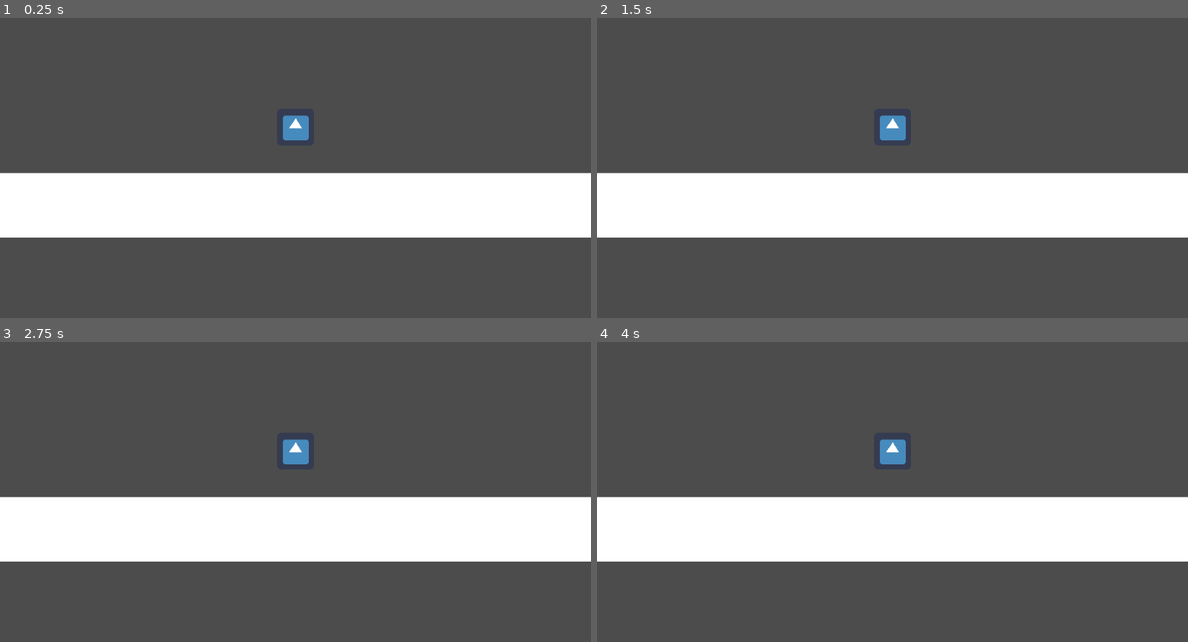
Above: before the commit, frames 1-4 (two rows, left to right).
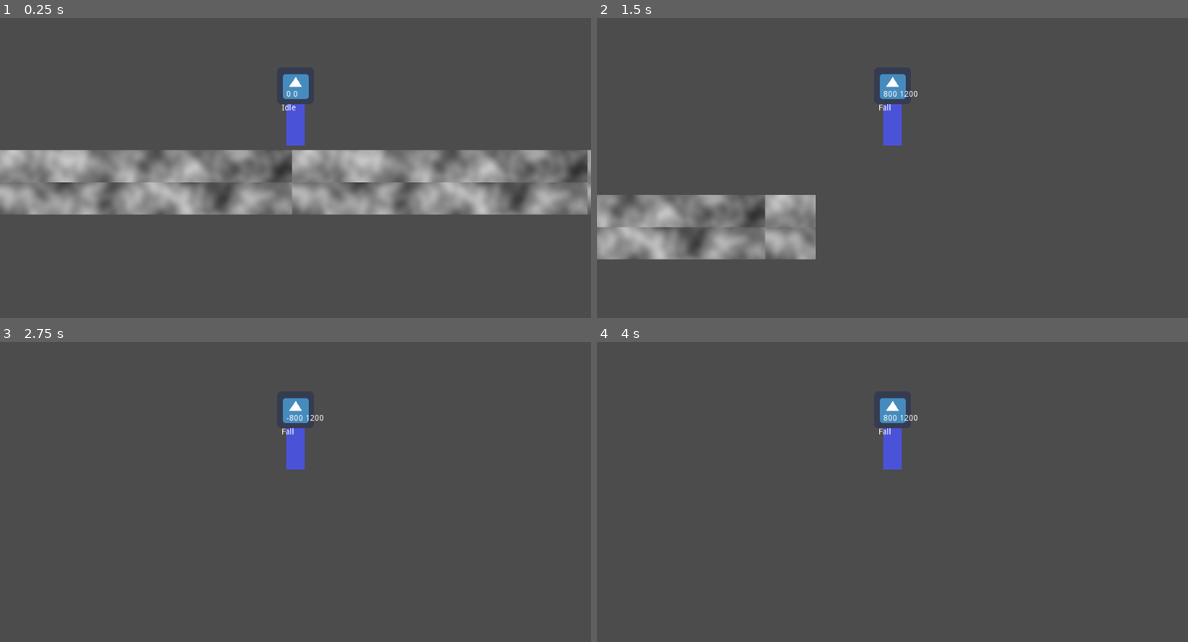
Above: after the commit, the same moments.

Repository: KurzweilTV/AssemblyJam
Game: Godot game, scene res://Test/TestRoom.tscn
Same seed, same stepped clock (60 frames per second), same inputs: the game is played once before the commit and once after it. The project has no main scene, so this scene is started directly. The engine's default icon, where the game draws it, is replaced by a stand-in: a white triangle on a blue panel in a dark square.
Inputs:
- Up to frame 1 (0.25 s): no input
- Up to frame 2 (1.5 s): tap Enter at 0.5 s; hold Up (ui_up) 0.53-1.28 s; hold Right (ui_right) from 0.53 s (still down); tap Up (ui_up) at 1.35 s
- Up to frame 3 (2.75 s): tap Up (ui_up) at 1.52, 1.82 s; release Right (ui_right) at 2.03 s; hold Left (ui_left) from 2.03 s (still down); hold Up (ui_up) from 2.03 s (still down)
- Up to frame 4 (4 s): tap Space at 2.75 s; release Left (ui_left) at 2.78 s; release Up (ui_up) at 2.78 s; hold Right (ui_right) from 2.78 s (still down); tap Up (ui_up) at 2.85, 3.02, 3.32 s; tap Enter at 3.5 s; hold Up (ui_up) from 3.53 s (still down)

The runs differ from the first frame. In frame 1, 29% of the frame differs, in the area x 0-100%, y 18-74%; in frame 2, 25%; in frame 3, 23%; in frame 4, 23%.

Commit message:
Good Enough for now

Diff:
--- a/Player/Player.gd
+++ b/Player/Player.gd
@@ -1 +1,3 @@
 extends KinematicBody2D
+
+class_name Player
--- a/Player/Player.tscn
+++ b/Player/Player.tscn
@@ -17,8 +17,13 @@
 [node name="Player" type="KinematicBody2D"]
 script = ExtResource( 2 )
 
+[node name="Polygon2D" type="Polygon2D" parent="."]
+position = Vector2( 0, -32 )
+color = Color( 0.294118, 0.329412, 0.85098, 1 )
+polygon = PoolVector2Array( -16, 32, -16, -96, 16, -96, 16, 32 )
+
 [node name="Icon" type="Sprite" parent="."]
-position = Vector2( 0, -32 )
+position = Vector2( 0, -104 )
 texture = ExtResource( 3 )
 
 [node name="Camera2D" type="Camera2D" parent="."]
@@ -49,3 +54,15 @@
 
 [node name="Jump" type="Node" parent="StateMachine/Move"]
 script = ExtResource( 9 )
+
+[node name="Label" type="Label" parent="."]
+margin_left = -24.0
+margin_top = -72.0
+margin_right = 16.0
+margin_bottom = -58.0
+
+[node name="Label2" type="Label" parent="."]
+margin_left = -16.0
+margin_top = -96.0
+margin_right = 24.0
+margin_bottom = -82.0
--- a/Player/States/Fall.gd
+++ b/Player/States/Fall.gd
@@ -6,21 +6,26 @@
 
 onready var mover = get_parent() as MoveState
 
-var gravity = 90
+var airSpeed = 150
 
-
+var fallVector = Vector2.ZERO
 
 
 func _physics_process(delta):
+	var moveDir = int(Input.is_action_pressed("ui_right")) - int(Input.is_action_pressed("ui_left"))
+	fallVector.x = moveDir * airSpeed
+	mover.apply_movement(delta,fallVector)
 
-	# apply gravity by gravity * min(airTime/maxAirTime,1)
+	if mover.player.is_on_floor():
+		stateMachine.transition_to("Move/Idle")
+	# keep checking if on ground
 
 	pass
 
 
 
 func enter(msg: Dictionary = {}):
-
+	fallVector.x = mover.velocity.x
 	pass
 
 func exit() :
--- a/Player/States/Idle.gd
+++ b/Player/States/Idle.gd
@@ -9,9 +9,14 @@
 
 
 func _physics_process(delta):
-
 	# if player pressed move key and is on ground -> switch to run
-	# if player presses jump -> switch to air
+	if !mover.player.is_on_floor():
+		stateMachine.transition_to("Move/Fall")
+	if Input.is_action_pressed("ui_left") or Input.is_action_pressed("ui_right"):
+		stateMachine.transition_to("Move/Run")
+	# if player presses jump -> switch to air\
+	if Input.is_action_just_pressed("ui_up"):
+		stateMachine.transition_to("Move/Jump")
 	pass
 
 func enter(msg: Dictionary = {}):
--- a/Player/States/Jump.gd
+++ b/Player/States/Jump.gd
@@ -4,32 +4,37 @@
 
 # activated when player jumps
 
-# requirements: needs to check if jump button is pressed upon eneter
-# if jump button is realised early jump acceleartion needs to also end early
+# requirements: needs to track the state of jump button to end jump early if released
+# needs to take in to consideration inital velocity of player
 
 onready var mover = get_parent() as MoveState
-
-export var jumpForce = 200 #initla force of jump
-var acceleration = 0
+var jumpVector = Vector2.ZERO
+var airSpeed = 200
+export var jumpForce = 320 #initla force of jump
 
 var airTime = 0 # how long has the player been jumping for
-export var maxAirTime = 1.6 # max time for gravity to kick in
+export var maxAirTime = 0.3 # max time for gravity to kick in
 
 
 func _physics_process(delta):
 	airTime += delta
-
-
-
+	var moveDir = int(Input.is_action_pressed("ui_right")) - int(Input.is_action_pressed("ui_left"))
+	jumpVector.x = moveDir * airSpeed
+	mover.apply_movement(delta,jumpVector)
+	# once player realses jump button or airTime > maxAirTime
+	# switch to falling
+	if !Input.is_action_pressed("ui_up") or airTime > maxAirTime:
+		stateMachine.transition_to("Move/Fall")
 	pass
 
 
 
 func enter(msg: Dictionary = {}):
-
+	jumpVector.x = mover.velocity.x
+	jumpVector.y = -jumpForce
 	pass
 
 func exit() :
 	airTime = 0
-	acceleration = 0
+
 	pass
--- a/Player/States/Move.gd
+++ b/Player/States/Move.gd
@@ -1,16 +1,27 @@
+extends State
 class_name MoveState
-extends State
 
 # takes care of movement realted calculations
 
 var velocity: = Vector2.ZERO
-var maxSpeed = 300
+var gravity = 90
+var maxSpeedX = 800
+var maxSpeedY = 1200
 
 
+onready var player = owner as Player
 
-func apply_movement(acceleration : Vector2):
-	var player = get_parent() as KinematicBody2D
-	player.move_and_slide(velocity * acceleration)
+func apply_movement(delta, target = Vector2.ZERO):
+	if !player.is_on_floor():
+		velocity.y += gravity
+	velocity += target
+	if abs(target.x) < 1 :
+		velocity.x = lerp(velocity.x,0, delta * 12)
+	velocity.x = min(abs(velocity.x),maxSpeedX) * sign(velocity.x)
+	velocity.y = min(abs(velocity.y),maxSpeedY) * sign(velocity.y)
+	velocity = player.move_and_slide(velocity,Vector2(0, -1))
+
+	$"../../Label2".text = str(velocity.x) + " " + str(velocity.y)
 	pass
 
 func enter(msg: Dictionary = {}):
--- a/Player/States/Run.gd
+++ b/Player/States/Run.gd
@@ -3,15 +3,24 @@
 """ RUN """
 
 # this state is active when player is on ground and velocity is != 0
-
-var acceleration = 600
+var targetVelocity = Vector2.ZERO
+var speed = 200
+var idleSpeed = 1
 
 onready var mover = get_parent() as MoveState
 
 
 func _physics_process(delta):
-	# if jump pressed -> transition to air with
+	# if jump pressed -> transition to jump
+	if Input.is_action_just_pressed("ui_up"):
+		stateMachine.transition_to("Move/Jump")
+	# if velocity < idleSpeed -> transiion to idle
+	if mover.velocity.length() < idleSpeed :
+		stateMachine.transition_to("Move/Idle")
+	var moveDir = int(Input.is_action_pressed("ui_right")) - int(Input.is_action_pressed("ui_left"))
+	targetVelocity = Vector2(moveDir,0) * speed
 
+	mover.apply_movement(delta, targetVelocity)
 	pass
 
 func enter(msg: Dictionary = {}):
--- a/Player/States/Spawn.gd
+++ b/Player/States/Spawn.gd
@@ -2,9 +2,14 @@
 
 """ SPAWN """
 
+onready var player = owner as Player
 
 func enter(msg: Dictionary = {}):
 	# if is on ground -> tansition to idle
+	if player.is_on_floor():
+		stateMachine.transition_to("Idle")
+	else:
+		stateMachine.transition_to("Move/Fall")
 	# else transition to falling
 	pass
 
--- a/StateMachine/StateMachine.gd
+++ b/StateMachine/StateMachine.gd
@@ -12,6 +12,11 @@
 		c.stateMachine = self
 		c.set_process(false)
 		c.set_physics_process(false)
+		if c.get_child_count()>0: # I belive the next 4 lines of code are prohibited by Article 87, third paragraph, of the 1949 Geneva Convention III
+			for d in c.get_children():
+				d.stateMachine = self
+				d.set_process(false)
+				d.set_physics_process(false)
 	activate_state()
 
 
@@ -22,6 +27,8 @@
 	yeet_state()
 	state = get_node(targetState) as State
 	activate_state(msg)
+	print("changed to: ",state.name)
+	$"../Label".text = state.name
 
 
 func activate_state(msg = {}):
--- a/Test/TestRoom.tscn
+++ b/Test/TestRoom.tscn
@@ -1,6 +1,11 @@
-[gd_scene load_steps=3 format=2]
+[gd_scene load_steps=5 format=2]
 
 [ext_resource path="res://Player/Player.tscn" type="PackedScene" id=1]
+
+[sub_resource type="OpenSimplexNoise" id=2]
+
+[sub_resource type="NoiseTexture" id=3]
+noise = SubResource( 2 )
 
 [sub_resource type="RectangleShape2D" id=1]
 extents = Vector2( 600, 56 )
@@ -11,10 +16,11 @@
 position = Vector2( 0, 136 )
 
 [node name="Polygon2D" type="Polygon2D" parent="Floor"]
+texture = SubResource( 3 )
 polygon = PoolVector2Array( -600, -56, -600, 56, 600, 56, 600, -56 )
 
 [node name="CollisionShape2D" type="CollisionShape2D" parent="Floor"]
 shape = SubResource( 1 )
 
 [node name="Player" parent="Floor" instance=ExtResource( 1 )]
-position = Vector2( 8, -104 )
+position = Vector2( 6, -106 )
--- a/project.godot
+++ b/project.godot
@@ -14,6 +14,11 @@
 "language": "GDScript",
 "path": "res://Player/States/Move.gd"
 }, {
+"base": "KinematicBody2D",
+"class": "Player",
+"language": "GDScript",
+"path": "res://Player/Player.gd"
+}, {
 "base": "Node",
 "class": "State",
 "language": "GDScript",
@@ -26,6 +31,7 @@
 } ]
 _global_script_class_icons={
 "MoveState": "",
+"Player": "",
 "State": "res://StateMachine/state.svg",
 "StateMachine": "res://StateMachine/state_machine.svg"
 }
@@ -39,6 +45,30 @@
 
 common/drop_mouse_on_gui_input_disabled=true
 
+[input]
+
+ui_left={
+"deadzone": 0.5,
+"events": [ Object(InputEventKey,"resource_local_to_scene":false,"resource_name":"","device":0,"alt":false,"shift":false,"control":false,"meta":false,"command":false,"pressed":false,"scancode":16777231,"physical_scancode":0,"unicode":0,"echo":false,"script":null)
+, Object(InputEventJoypadButton,"resource_local_to_scene":false,"resource_name":"","device":0,"button_index":14,"pressure":0.0,"pressed":false,"script":null)
+, Object(InputEventKey,"resource_local_to_scene":false,"resource_name":"","device":0,"alt":false,"shift":false,"control":false,"meta":false,"command":false,"pressed":false,"scancode":65,"physical_scancode":0,"unicode":0,"echo":false,"script":null)
+ ]
+}
+ui_right={
+"deadzone": 0.5,
+"events": [ Object(InputEventKey,"resource_local_to_scene":false,"resource_name":"","device":0,"alt":false,"shift":false,"control":false,"meta":false,"command":false,"pressed":false,"scancode":16777233,"physical_scancode":0,"unicode":0,"echo":false,"script":null)
+, Object(InputEventJoypadButton,"resource_local_to_scene":false,"resource_name":"","device":0,"button_index":15,"pressure":0.0,"pressed":false,"script":null)
+, Object(InputEventKey,"resource_local_to_scene":false,"resource_name":"","device":0,"alt":false,"shift":false,"control":false,"meta":false,"command":false,"pressed":false,"scancode":68,"physical_scancode":0,"unicode":0,"echo":false,"script":null)
+ ]
+}
+ui_up={
+"deadzone": 0.5,
+"events": [ Object(InputEventKey,"resource_local_to_scene":false,"resource_name":"","device":0,"alt":false,"shift":false,"control":false,"meta":false,"command":false,"pressed":false,"scancode":16777232,"physical_scancode":0,"unicode":0,"echo":false,"script":null)
+, Object(InputEventJoypadButton,"resource_local_to_scene":false,"resource_name":"","device":0,"button_index":12,"pressure":0.0,"pressed":false,"script":null)
+, Object(InputEventKey,"resource_local_to_scene":false,"resource_name":"","device":0,"alt":false,"shift":false,"control":false,"meta":false,"command":false,"pressed":false,"scancode":87,"physical_scancode":0,"unicode":0,"echo":false,"script":null)
+ ]
+}
+
 [physics]
 
 common/enable_pause_aware_picking=true
